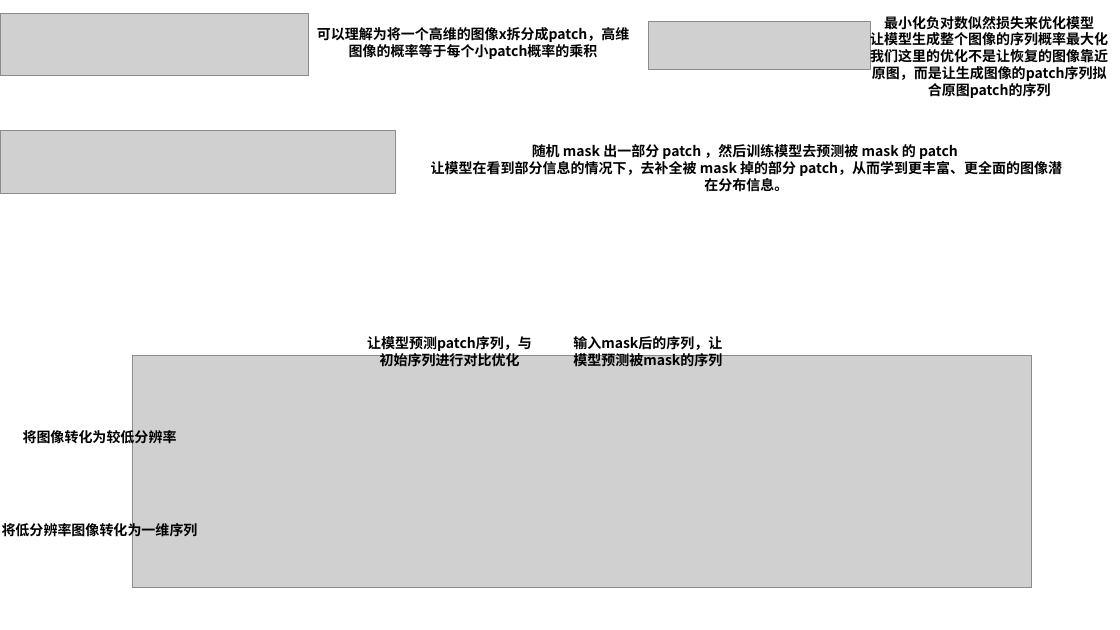
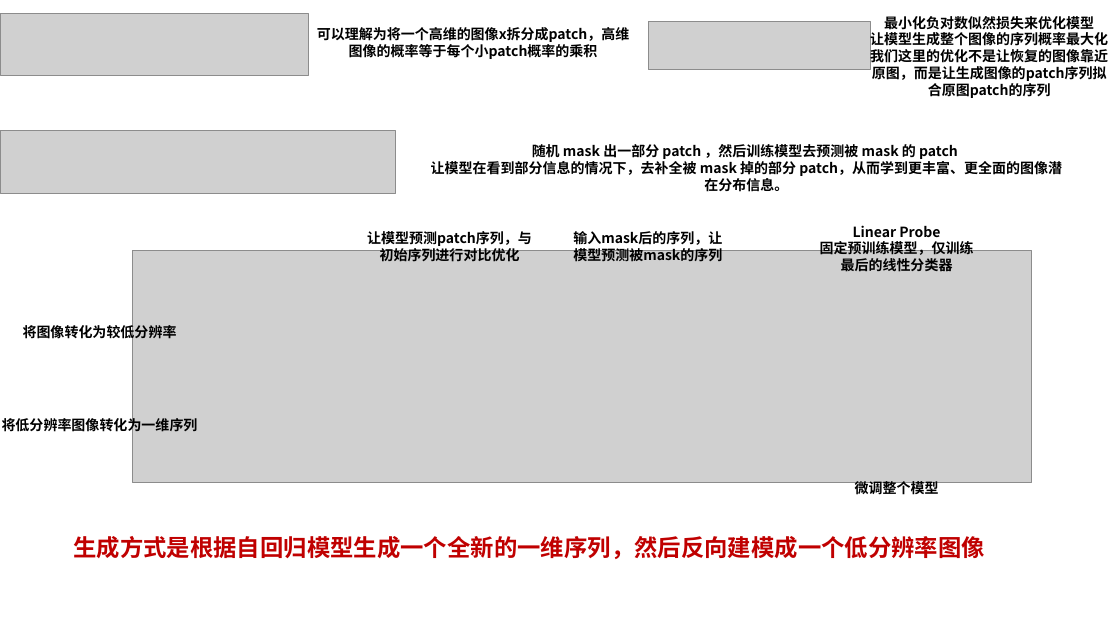
Before and after one commit to Elephant-King9/Paper, a slide deck: slide 14 of Base_Model/GAN+VAE+Diffusion/论文作图.pptx. Drawn at 1120x630 pixels with LibreOffice and Linux fonts; fonts in the diff are those of the drawing; grey boxes stand for pictures. Boxes give left, top, right and bottom in pixels: in the first picture for what was removed or moved away, otherwise in the second. Text is boxed around its words. In the diff, an @@ line names an element or a change of style, - is before the commit and + after.

```diff
--- a/Base_Model/GAN+VAE+Diffusion/论文作图.pptx
+++ b/Base_Model/GAN+VAE+Diffusion/论文作图.pptx
@@ 4 texts, 1 picture: place and size @@
-4 texts, 1 picture at [2,336,1032,588]
+4 texts, 1 picture at [2,231,1032,483]
@@ text added at [820,225,974,271], 12 pt, text #000000, bold @@
+Linear Probe
+固定预训练模型，仅训练最后的线性分类器
@@ text added at [855,481,939,498], 12 pt, text #000000, bold @@
+微调整个模型
@@ text added at [73,536,985,559], 20 pt, text #C00000, bold @@
+生成方式是根据自回归模型生成一个全新的一维序列，然后反向建模成一个低分辨率图像
```
Also in this commit, not shown: 1 slide added, 1 slide removed, 4 other files.
